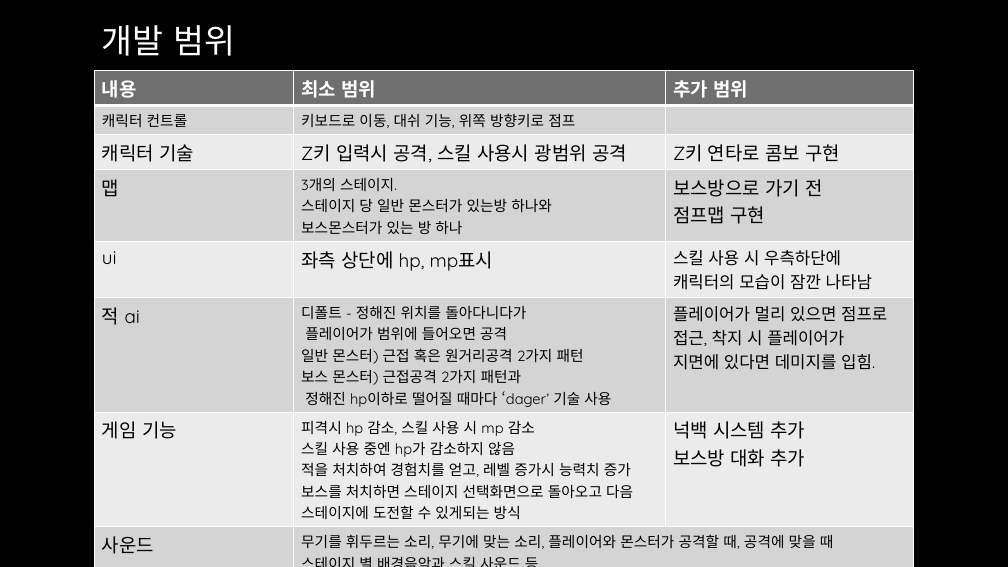
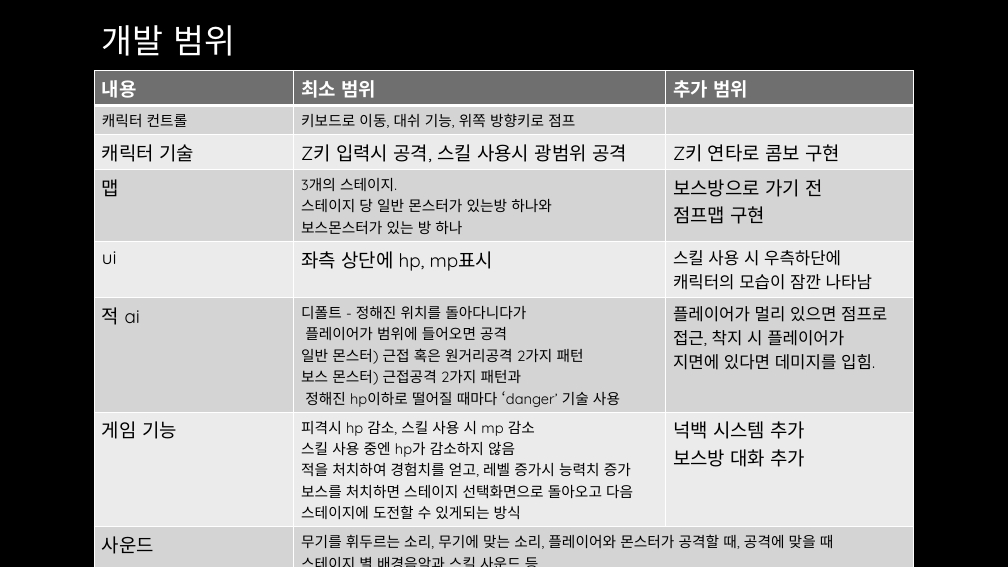
Before and after one commit to Ozy9665/2D_Project_2017180022, a slide deck: slide 5 of 2D 게임 프로그래밍 1차발표.pptx. Drawn at 1008x567 pixels with LibreOffice and Linux fonts; fonts in the diff are those of the drawing; background and template pictures are left out. Boxes give left, top, right and bottom in pixels: in the first picture for what was removed or moved away, otherwise in the second. Text is boxed around its words. In the diff, an @@ line names an element or a change of style, - is before the commit and + after.

```diff
--- a/2D 게임 프로그래밍 1차발표.pptx
+++ b/2D 게임 프로그래밍 1차발표.pptx
@@ table at (95,70,914,561) @@
-row 6, column 2: 디폴트 - 정해진 위치를 돌아다니다가 / 플레이어가 범위에 들어오면 공격 / 일반 몬스터) 근접 혹은 원거리공격 2가지 패턴 / 보스 몬스터) 근접공격 2가지 패턴과 / 정해진 hp이하로 떨어질 때마다 ‘dager’ 기술 사용
+row 6, column 2: 디폴트 - 정해진 위치를 돌아다니다가 / 플레이어가 범위에 들어오면 공격 / 일반 몬스터) 근접 혹은 원거리공격 2가지 패턴 / 보스 몬스터) 근접공격 2가지 패턴과 / 정해진 hp이하로 떨어질 때마다 ‘danger’ 기술 사용
```
